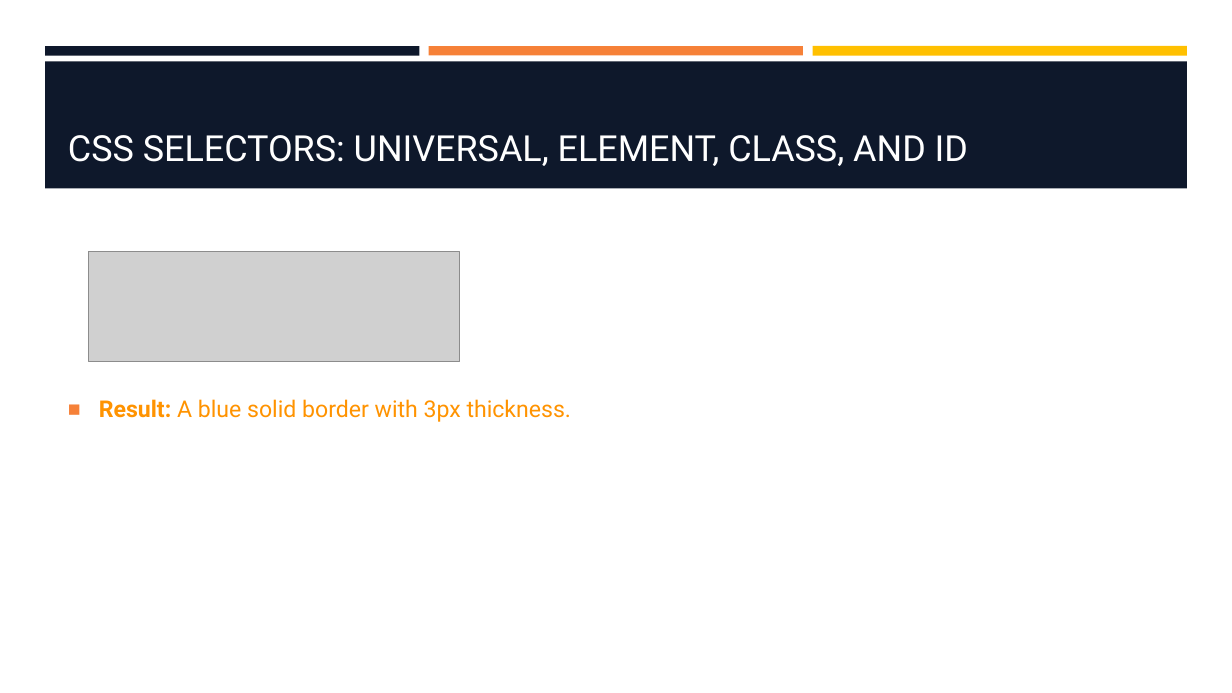
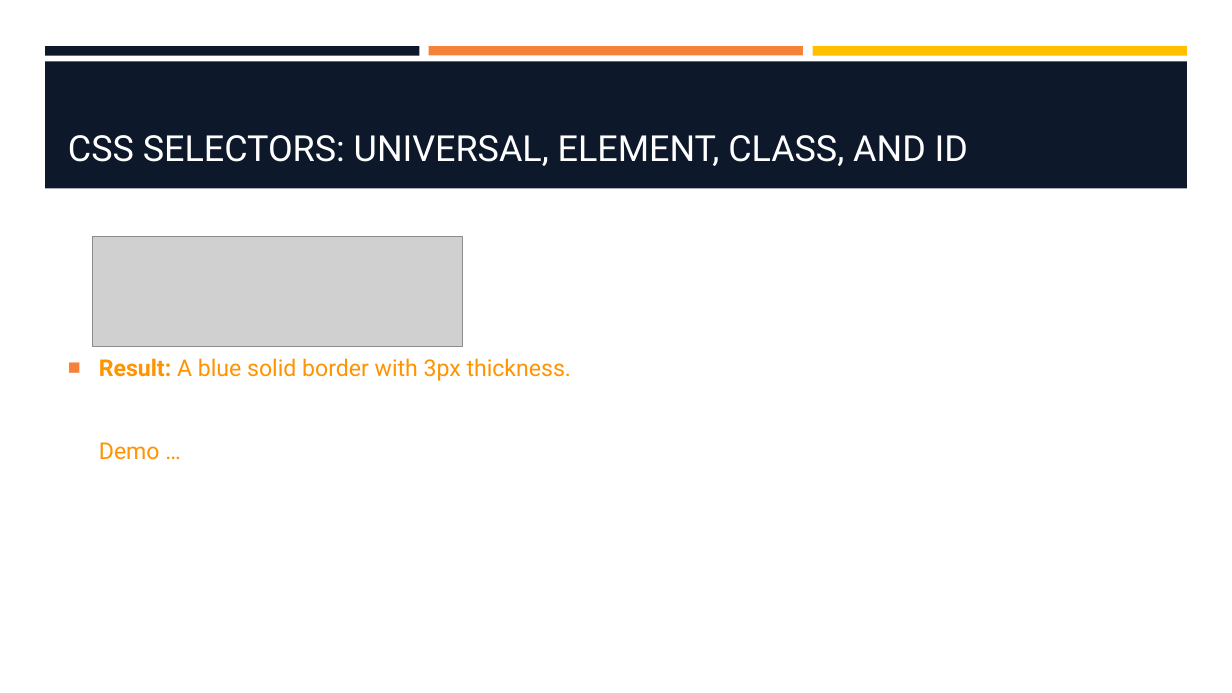
Before and after one commit to hawkeye1900/SBC-Sept24, a slide deck: slide 6 of week-2/W2-S1-BoxModel/W2-S1-BoxModel.pptx. Drawn at 1232x693 pixels with LibreOffice and Linux fonts; fonts in the diff are those of the drawing; grey boxes stand for pictures; background and template pictures are left out. Boxes give left, top, right and bottom in pixels: in the first picture for what was removed or moved away, otherwise in the second. Text is boxed around its words. In the diff, an @@ line names an element or a change of style, - is before the commit and + after.

```diff
--- a/week-2/W2-S1-BoxModel/W2-S1-BoxModel.pptx
+++ b/week-2/W2-S1-BoxModel/W2-S1-BoxModel.pptx
@@ picture: place and size @@
-picture at (89, 251, 459, 361)
+picture at (92, 237, 463, 347)
@@ text at (99, 358, 572, 460): text changed @@
-■ Result: A blue solid border with 3px thickness.
+■ Result: A blue solid border with 3px thickness.
+  Demo …
```
Also in this commit, not shown: 50 other files.
